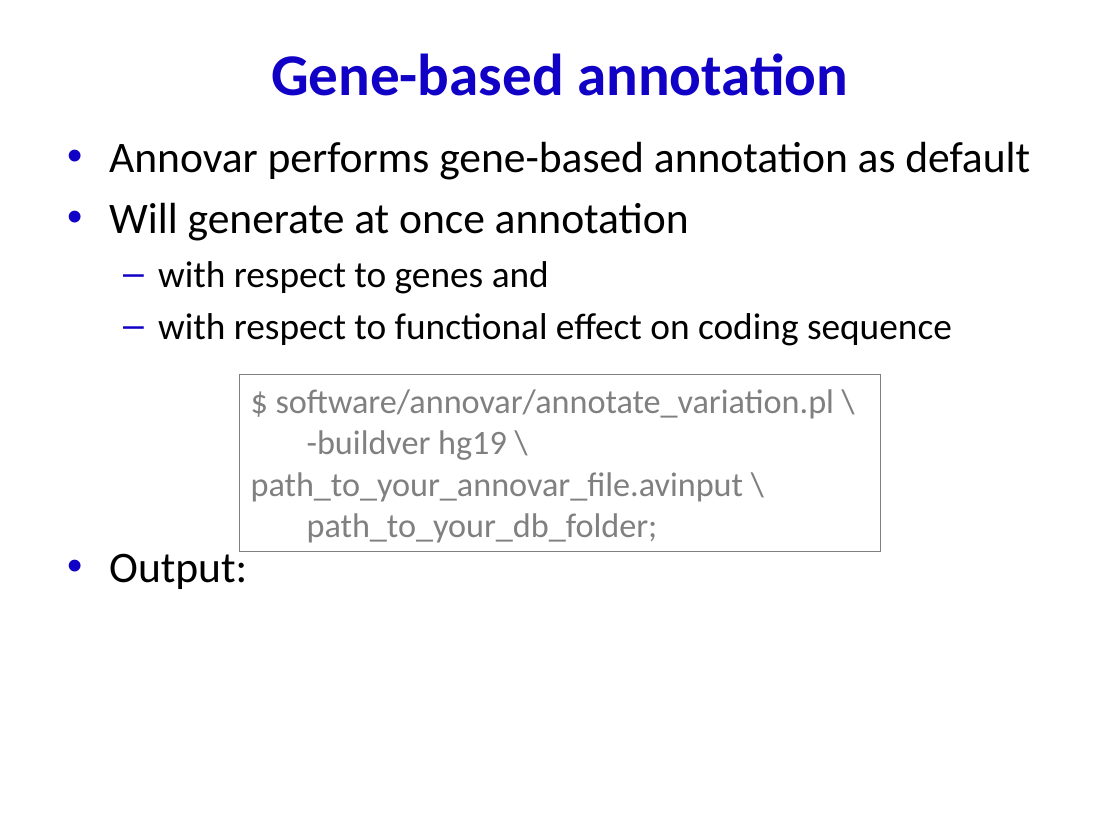
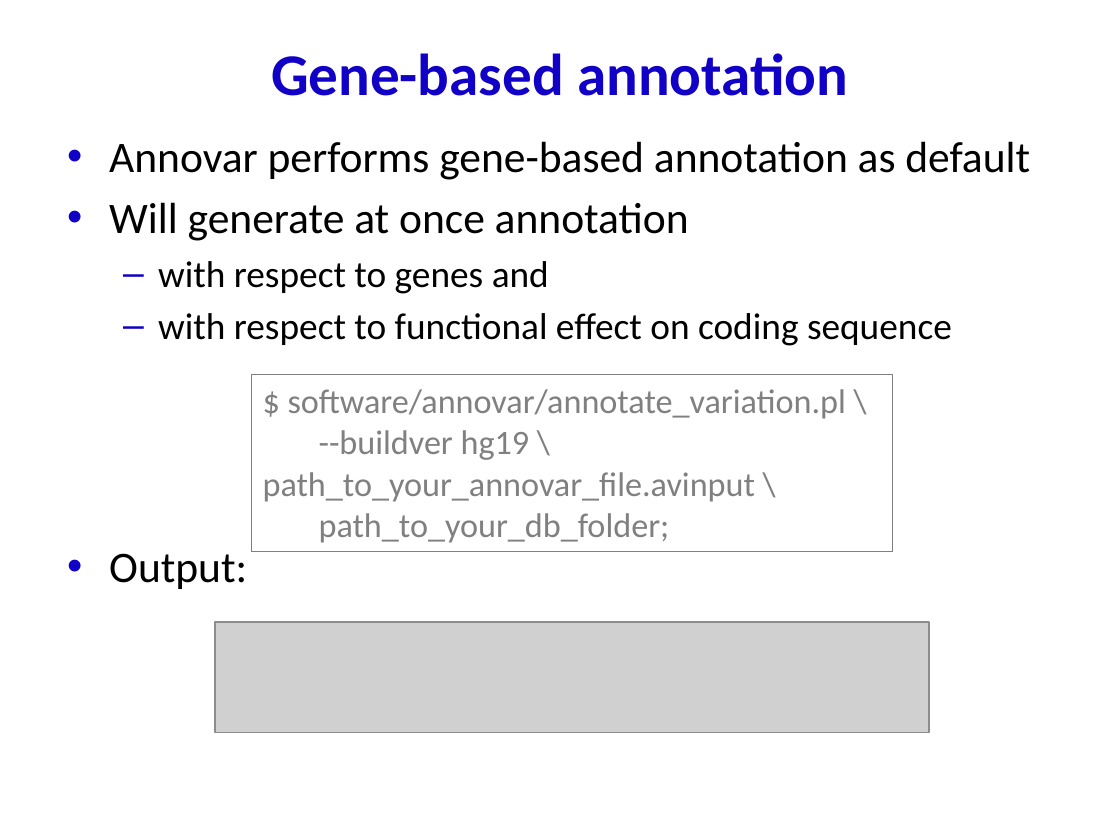
Before and after one commit to bioinformatics-core-shared-training/cruk-summer-school-2017, a slide deck: slide 4 of Day3/practical_annotatingSNVs.pptx. Drawn at 1120x840 pixels with LibreOffice and Linux fonts; fonts in the diff are those of the drawing; grey boxes stand for pictures. Boxes give left, top, right and bottom in pixels: in the first picture for what was removed or moved away, otherwise in the second. Text is boxed around its words. In the diff, an @@ line names an element or a change of style, - is before the commit and + after.

```diff
--- a/Day3/practical_annotatingSNVs.pptx
+++ b/Day3/practical_annotatingSNVs.pptx
@@ rectangle "$ software/annovar/annotate_variation.pl \": place and size @@
-rectangle "$ software/annovar/annotate_variation.pl \" at [240,374,880,551]
+rectangle "$ software/annovar/annotate_variation.pl \" at [252,374,893,551]
@@ text in rectangle at [263,430,755,502]: text changed @@
--buildver hg19 \ path_to_your_annovar_file.avinput \
+--buildver hg19 \ path_to_your_annovar_file.avinput \
@@ picture added at [215,622,930,732] @@
```
Also in this commit, not shown: 4 other slides changed, 3 slides added, 2 slides removed.
